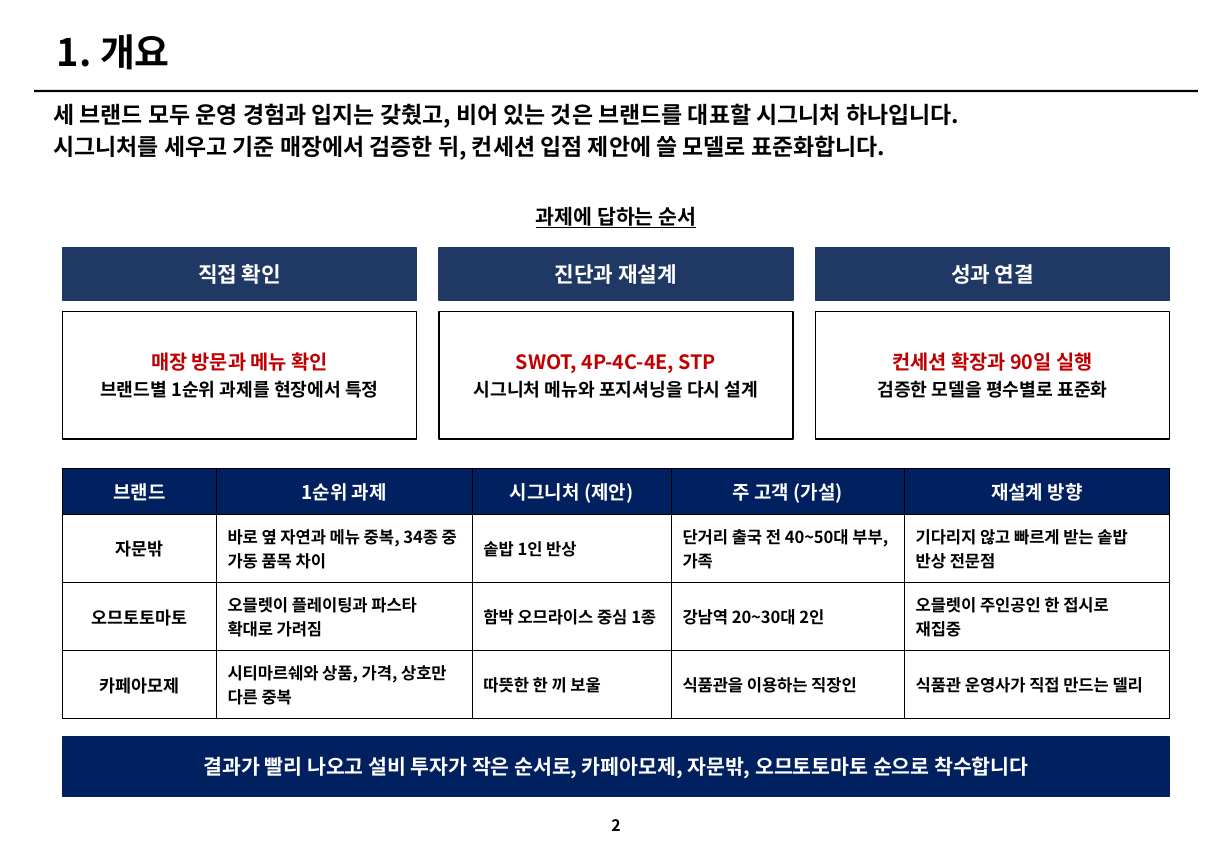
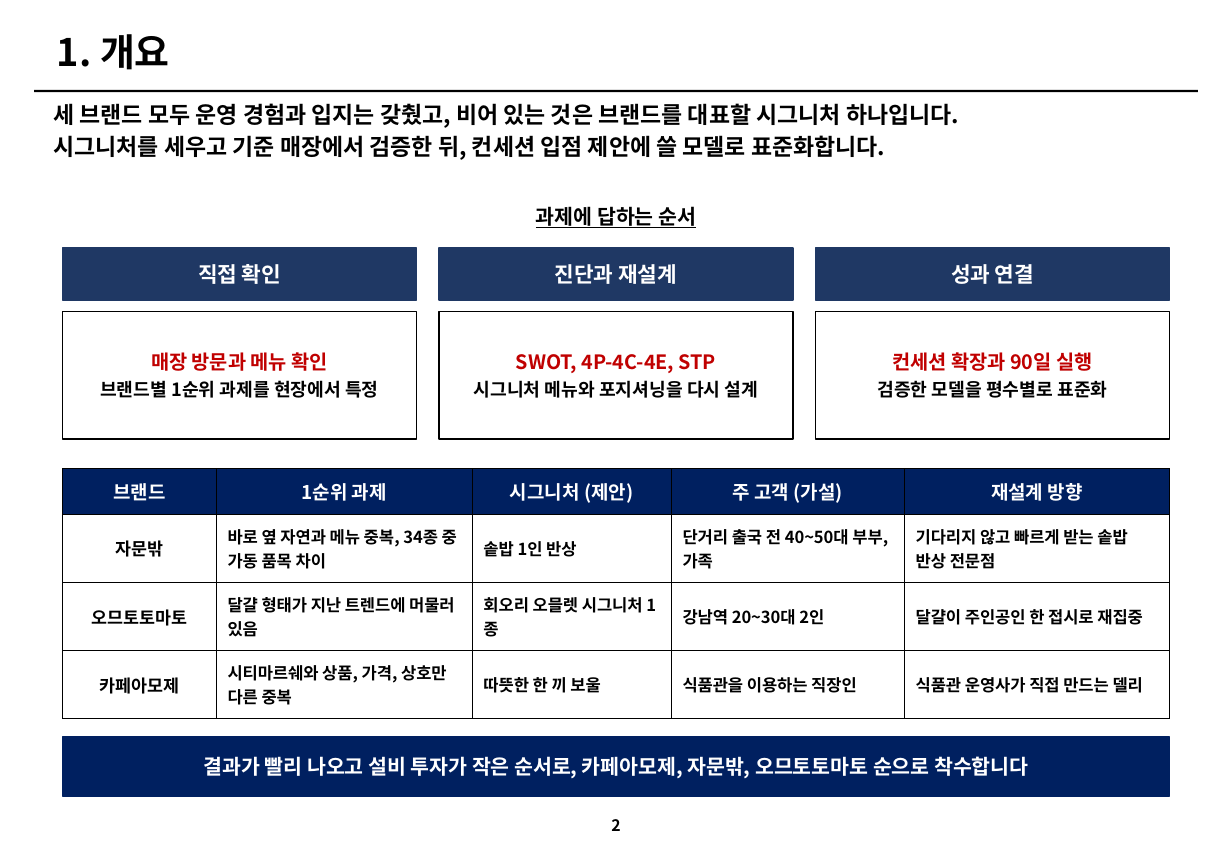
Before and after one commit to grandnim-wq/Claude, a slide deck: slide 2 of 아모제_3개브랜드_개선전략_v3.pptx. Drawn at 1232x853 pixels with LibreOffice and Linux fonts; fonts in the diff are those of the drawing. Boxes give left, top, right and bottom in pixels: in the first picture for what was removed or moved away, otherwise in the second. Text is boxed around its words. In the diff, an @@ line names an element or a change of style, - is before the commit and + after.

```diff
--- a/아모제_3개브랜드_개선전략_v3.pptx
+++ b/아모제_3개브랜드_개선전략_v3.pptx
@@ table at <box>63,469,1169,719</box> @@
-row 3: 오므토토마토 | 오믈렛이 플레이팅과 파스타 확대로 가려짐 | 함박 오므라이스 중심 1종 | 강남역 20~30대 2인 | 오믈렛이 주인공인 한 접시로 재집중
+row 3: 오므토토마토 | 달걀 형태가 지난 트렌드에 머물러 있음 | 회오리 오믈렛 시그니처 1종 | 강남역 20~30대 2인 | 달걀이 주인공인 한 접시로 재집중
```
Also in this commit, not shown: 4 other slides changed, 1 other file.
